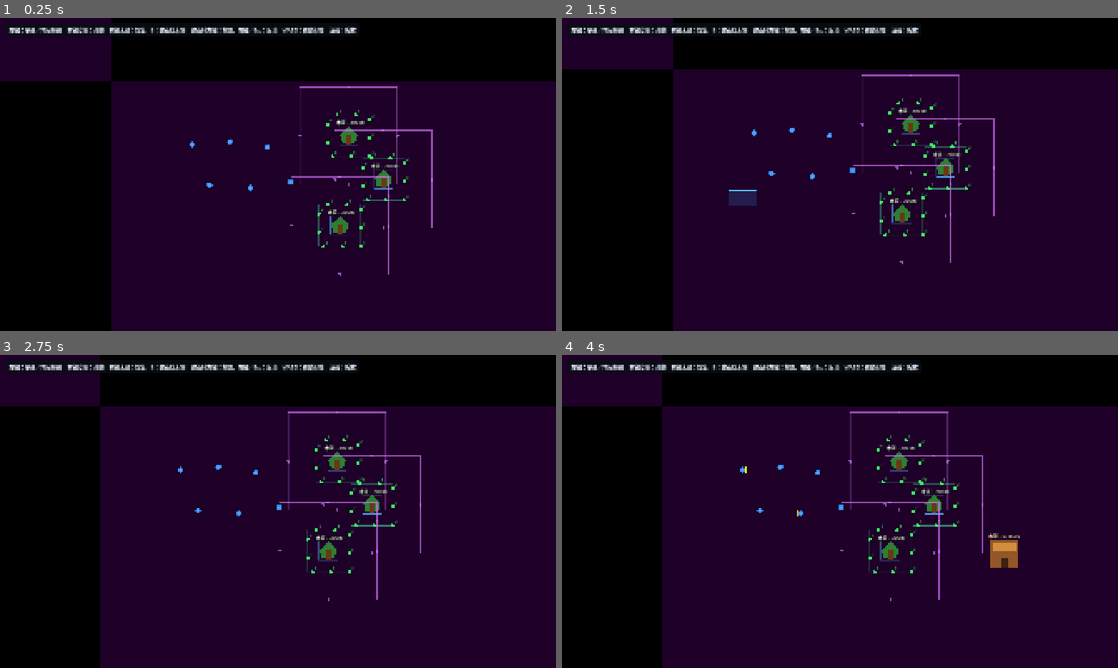
Above: before the commit, frames 1-4 (two rows, left to right).
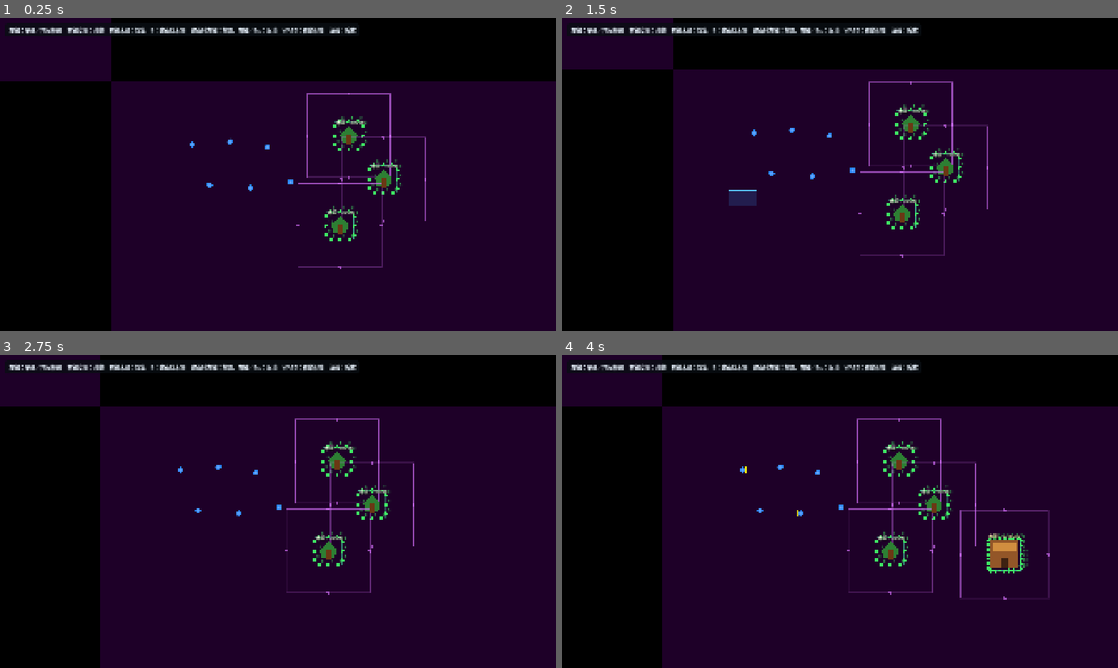
Above: after the commit, the same moments.

Repository: quittingjack/production_v3
Game: Godot game, scene res://scenes/main.tscn
The game is run twice, just before and just after one commit, with the same random seed, the same clock (stepped at 60 frames per second) and the same inputs.
Inputs (mouse positions are in pixels of both pictures, inside the frame that each line leads up to):
- Up to frame 1 (0.25 s): no input
- Up to frame 2 (1.5 s): tap Enter at 0.5 s; move the mouse to (962, 158) at 0.52 s; tap S (camera_down) at 0.6 s; click (962, 158) at 0.67 s; tap Space at 1.25 s; drag from (728, 190) to (812, 237) at 1.27 s
- Up to frame 3 (2.75 s): move the mouse to (333, 442) at 2.02 s; tap D (camera_right) at 2.1 s; click (333, 442) at 2.17 s
- Up to frame 4 (4 s): tap Enter at 2.75 s; drag from (812, 574) to (673, 464) at 2.77 s; move the mouse to (1006, 558) at 3.52 s; tap B at 3.6 s; click (1006, 558) at 3.67 s

The runs differ from the first frame. In frame 1, 2.0% of the frame differs, in the area x 52-78%, y 21-83%; in frame 2, 2.1%; in frame 3, 2.2%; in frame 4, 2.7%, in the area x 50-88%, y 18-79%.

Commit message:
Refactor interaction slot parameters and improve color management for better clarity and functionality

Diff:
--- a/scenes/Villager.tscn
+++ b/scenes/Villager.tscn
@@ -5,12 +5,12 @@
 [ext_resource type="Texture2D" uid="uid://b1frdjwlqnyxq" path="res://assets/selection_highlight.png" id="3_highlight"]
 
 [sub_resource type="CircleShape2D" id="CircleShape2D_villager"]
-radius = 9.6
+radius = 4.8
 
 [node name="Villager" type="CharacterBody2D" unique_id=1939594127 groups=["villagers"]]
 collision_mask = 3
 script = ExtResource("1_script")
-backpack_capacity = 200
+backpack_capacity = 20
 avoidance_neighbor_distance = 90.0
 size_scale = 0.3
 
@@ -45,12 +45,11 @@
 [node name="NavigationAgent2D" type="NavigationAgent2D" parent="." unique_id=554707852]
 path_desired_distance = 8.0
 target_desired_distance = 4.0
-avoidance_enabled = true
-radius = 9.6
+radius = 4.8
 neighbor_distance = 90.0
 max_neighbors = 8
 time_horizon_agents = 0.25
 max_speed = 220.0
 
 [node name="NavigationObstacle2D" type="NavigationObstacle2D" parent="." unique_id=749458035]
-radius = 9.6
+radius = 4.8
--- a/scenes/building.tscn
+++ b/scenes/building.tscn
@@ -8,7 +8,10 @@
 [node name="Building" type="Node2D" unique_id=174574568 groups=["buildings"]]
 script = ExtResource("1_building")
 max_storage = 10000
-obstacle_size = Vector2(96, 96)
+obstacle_size = Vector2(32, 32)
+interaction_slot_clearance = 4.0
+interaction_slot_spacing = 16.0
+debug_draw_interaction_slots = true
 
 [node name="Body" type="Polygon2D" parent="." unique_id=142718278]
 color = Color(0.58, 0.34, 0.16, 1)
--- a/scenes/wood_resource.tscn
+++ b/scenes/wood_resource.tscn
@@ -8,6 +8,9 @@
 [node name="WoodResource" type="Node2D" unique_id=213156922 groups=["resources"]]
 script = ExtResource("1_resource")
 resource_amount = 20000
+obstacle_size = Vector2(16, 16)
+interaction_slot_clearance = 4.0
+interaction_slot_spacing = 32.0
 debug_draw_interaction_slots = true
 
 [node name="Trunk" type="Polygon2D" parent="." unique_id=449471167]
--- a/scripts/interaction_slot_host.gd
+++ b/scripts/interaction_slot_host.gd
@@ -1,13 +1,6 @@
 class_name InteractionSlotHost
 extends Node2D
 
-const AVAILABLE_SLOT_COLOR := Color(0.25, 0.95, 0.4, 0.95)
-const OCCUPIED_SLOT_COLOR := Color(1.0, 0.62, 0.18, 0.95)
-const BLOCKED_SLOT_COLOR := Color(1.0, 0.25, 0.25, 0.95)
-const OBSTACLE_COLOR := Color(0.35, 0.7, 1.0, 0.85)
-const INTERACTION_PERIMETER_COLOR := Color(0.3, 1.0, 0.75, 0.65)
-const APPROACH_PERIMETER_COLOR := Color(0.85, 0.45, 1.0, 0.65)
-
 @export var obstacle_size := Vector2(64.0, 64.0):
 	set(value):
 		obstacle_size = Vector2(maxf(value.x, 1.0), maxf(value.y, 1.0))
@@ -37,6 +30,14 @@
 	set(value):
 		debug_draw_interaction_slots = value
 		_request_debug_redraw()
+
+@export_group("Debug Color")
+@export var available_slot_color: Color = Color(0.25, 0.95, 0.4, 0.95)
+@export var occupied_slot_color: Color = Color(1.0, 0.62, 0.18, 0.95)
+@export var blocked_slot_color: Color = Color(1.0, 0.25, 0.25, 0.95)
+@export var obstacle_color: Color = Color(0.35, 0.7, 1.0, 0.85)
+@export var interaction_perimeter_color: Color = Color(0.3, 1.0, 0.75, 0.65)
+@export var approach_perimeter_color: Color = Color(0.85, 0.45, 1.0, 0.65)
 
 var _interaction_slot_positions: Array[Vector2] = []
 var _interaction_slot_occupants: Array[Node] = []
@@ -342,15 +343,15 @@
 	if not debug_draw_interaction_slots:
 		return
 
-	_draw_rectangle_outline(obstacle_size * 0.5, OBSTACLE_COLOR, 2.0)
+	_draw_rectangle_outline(obstacle_size * 0.5, obstacle_color, 2.0)
 	_draw_rectangle_outline(
 		obstacle_size * 0.5 + Vector2.ONE * interaction_clearance,
-		INTERACTION_PERIMETER_COLOR,
+		interaction_perimeter_color,
 		2.0
 	)
 	_draw_rectangle_outline(
 		obstacle_size * 0.5 + Vector2.ONE * approach_clearance,
-		APPROACH_PERIMETER_COLOR,
+		approach_perimeter_color,
 		2.0
 	)
 
@@ -358,19 +359,19 @@
 		draw_circle(
 			to_local(get_approach_position_by_direction(direction_index)),
 			5.0,
-			APPROACH_PERIMETER_COLOR
+			approach_perimeter_color
 		)
 
 	var font := ThemeDB.fallback_font
 	for slot_index in _interaction_slot_positions.size():
-		var slot_color := AVAILABLE_SLOT_COLOR
+		var slot_color := available_slot_color
 		if is_instance_valid(_interaction_slot_occupants[slot_index]):
-			slot_color = OCCUPIED_SLOT_COLOR
+			slot_color = occupied_slot_color
 		elif not _is_interaction_slot_clear(
 			get_interaction_slot_position(slot_index),
 			null
 		):
-			slot_color = BLOCKED_SLOT_COLOR
+			slot_color = blocked_slot_color
 
 		var slot_position := _interaction_slot_positions[slot_index]
 		draw_circle(slot_position, 6.0, slot_color)
